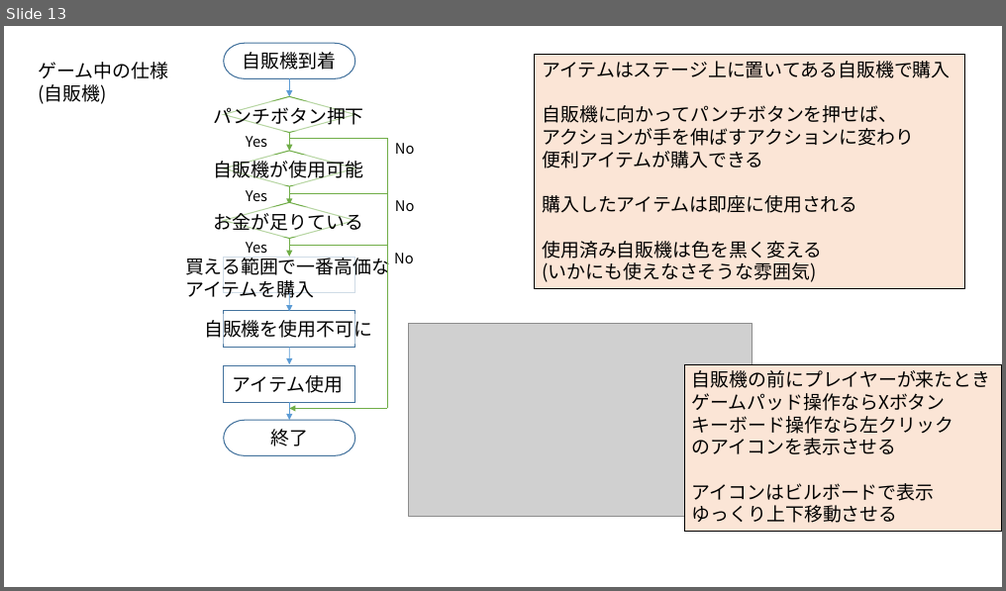
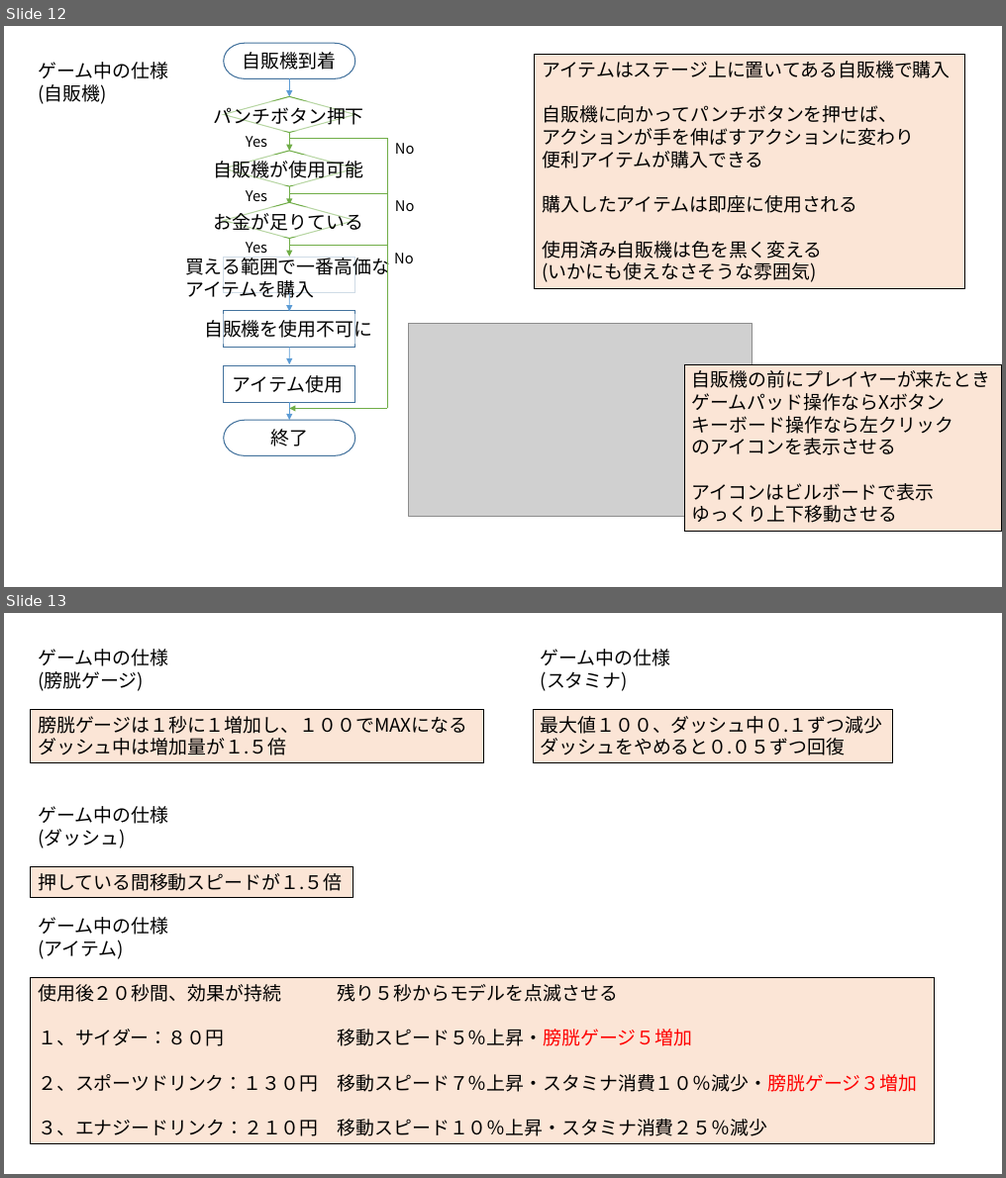
Before and after one commit to RenMitsuhashi/ToiletGame, a slide deck: 先トイ_仕様書.pptx. Shown one above the other, each under a label of ours: slide 13 before the commit, slides 12 and 13 after it. The pictures are 1006x591 and 1006x1178 pixels, drawn with LibreOffice and Linux fonts; fonts in the diff are those of the drawing; grey boxes stand for pictures. Boxes give left, top, right and bottom in pixels: in the first picture for what was removed or moved away, otherwise in the second. Text is boxed around its words. In the diff, an @@ line names an element or a change of style, - is before the commit and + after.

```diff
--- a/先トイ_仕様書.pptx
+++ b/先トイ_仕様書.pptx
@@ slide 13 added at <box>4,613,1002,1174</box>, background #FFFFFF @@
@@ text added at <box>38,649,168,691</box>, 18 pt, text #000000 @@
+ゲーム中の仕様
+(膀胱ゲージ)
@@ text added at <box>541,649,671,691</box>, 18 pt, text #000000 @@
+ゲーム中の仕様
+(スタミナ)
@@ rectangle added at <box>30,710,484,762</box>, fill #FBE5D6, outline #000000 0.75 pt, 18 pt, text #000000 @@
+膀胱ゲージは１秒に１増加し、１００でMAXになる
+ダッシュ中は増加量が１.５倍
@@ rectangle added at <box>534,710,893,762</box>, fill #FBE5D6, outline #000000 0.75 pt, 18 pt, text #000000 @@
+最大値１００、ダッシュ中０.１ずつ減少
+ダッシュをやめると０.０５ずつ回復
@@ text added at <box>38,806,168,849</box>, 18 pt, text #000000 @@
+ゲーム中の仕様
+(ダッシュ)
@@ rectangle added at <box>30,867,352,897</box>, fill #FBE5D6, outline #000000 0.75 pt, 18 pt, text #000000 @@
+押している間移動スピードが１.５倍
@@ text added at <box>38,917,168,959</box>, 18 pt, text #000000 @@
+ゲーム中の仕様
+(アイテム)
@@ rectangle added at <box>30,978,934,1145</box>, fill #FBE5D6, outline #000000 0.75 pt, 18 pt, text #000000 @@
+使用後２０秒間、効果が持続 残り５秒からモデルを点滅させる
+１、サイダー：８０円 移動スピード５％上昇・膀胱ゲージ５増加
+２、スポーツドリンク：１３０円 移動スピード７％上昇・スタミナ消費１０％減少・膀胱ゲージ３増加
+３、エナジードリンク：２１０円 移動スピード１０％上昇・スタミナ消費２５％減少
@@ what was slide 13 is now slide 12 @@
```
Also in this commit, not shown: 5 slides changed, 5 other slides added, 1 slide removed, 5 other files.
